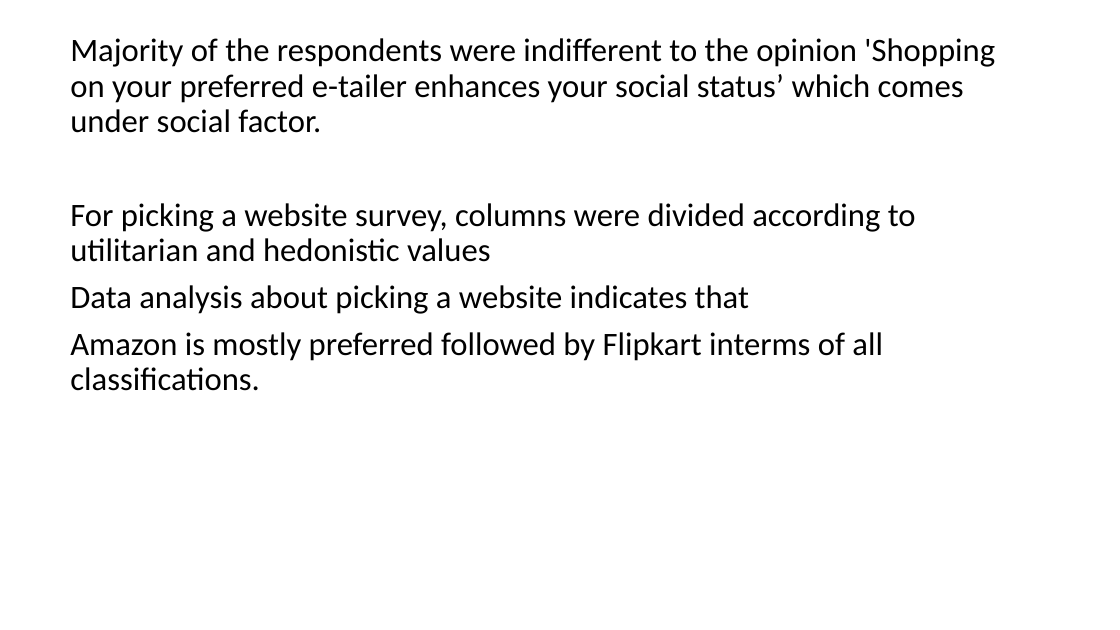
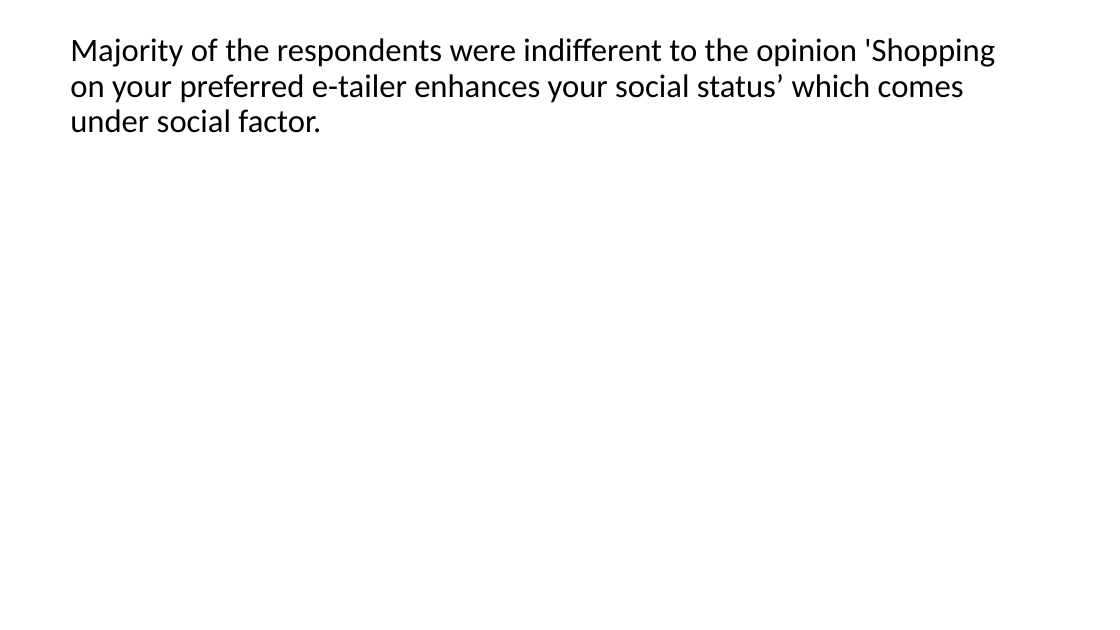
Before and after one commit to swathidamera/Internship, a slide deck: slide 14 of customer retention.ppt.pptx (slide 9 before the commit). Drawn at 1120x630 pixels with LibreOffice and Linux fonts; fonts in the diff are those of the drawing. Boxes give left, top, right and bottom in pixels: in the first picture for what was removed or moved away, otherwise in the second. Text is boxed around its words. In the diff, an @@ line names an element or a change of style, - is before the commit and + after.

```diff
--- a/customer retention.ppt.pptx
+++ b/customer retention.ppt.pptx
@@ text at bbox=[70, 203, 916, 391]: paragraphs removed @@
-For picking a website survey, columns were divided according to utilitarian and hedonistic values
-Data analysis about picking a website indicates that
-Amazon is mostly preferred followed by Flipkart interms of all classifications.
```
Also in this commit, not shown: 4 other slides changed, 7 slides added.
